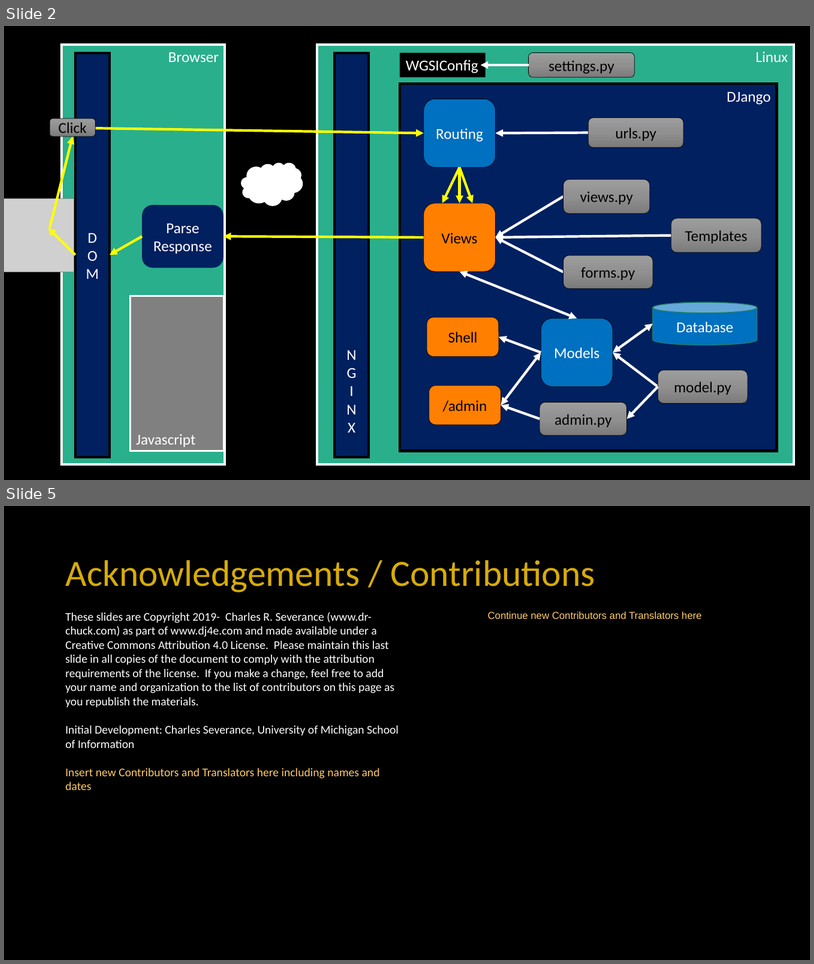
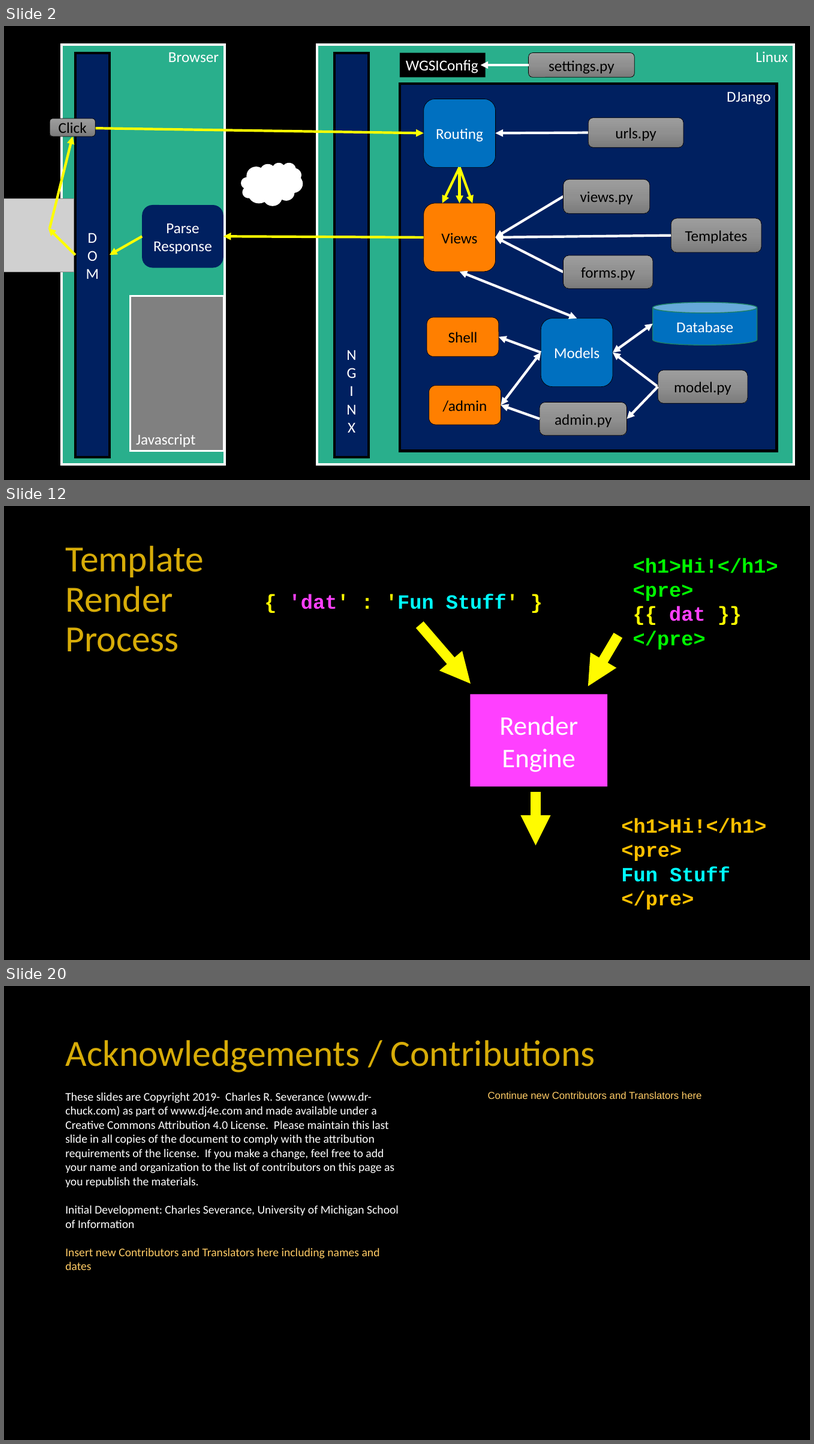
Before and after one commit to csev/dj4e, a slide deck: lectures/DJ-05-Views-Templates.pptx. Shown one above the other, each under a label of ours: slides 2 and 5 before the commit, slides 2, 12 and 20 after it; the slides between them are not shown. The pictures are 814x964 and 814x1444 pixels, drawn with LibreOffice and Linux fonts; fonts in the diff are those of the drawing; grey boxes stand for pictures; background and template pictures are left out. Boxes give left, top, right and bottom in pixels: in the first picture for what was removed or moved away, otherwise in the second. Text is boxed around its words. In the diff, an @@ line names an element or a change of style, - is before the commit and + after.

```diff
--- a/lectures/DJ-05-Views-Templates.pptx
+++ b/lectures/DJ-05-Views-Templates.pptx
@@ slide 12 added at [4,506,810,960], background #000000 @@
@@ title added at [65,546,203,652], 44 pt, text #D7AC08 @@
+Template Render Process
@@ text added at [633,558,779,649], 24 pt, text #00F900, bold @@
+<h1>Hi!</h1>
+<pre>
+{{ dat }}
+</pre>
@@ text added at [289,594,519,609], 24 pt, text #00FDFF, bold @@
+{ 'dat' : 'Fun Stuff' }
@@ arrow added from (420, 625) to (471, 683), #FFFB00 12 pt @@
@@ arrow added from (618, 636) to (588, 686), #FFFB00 12 pt @@
@@ rectangle added at [470,694,608,787], fill #FF40FF, 32 pt, text #FFFFFF @@
+Render
+Engine
@@ arrow added from (536, 792) to (536, 846), #FFFB00 12 pt @@
@@ text added at [621,818,767,909], 24 pt, text #FFC000, bold @@
+<h1>Hi!</h1>
+<pre>
+Fun Stuff
+</pre>
@@ what was slide 5 is now slide 20 @@
```
Also in this commit, not shown: 2 slides changed, 14 other slides added, 1 other file.
